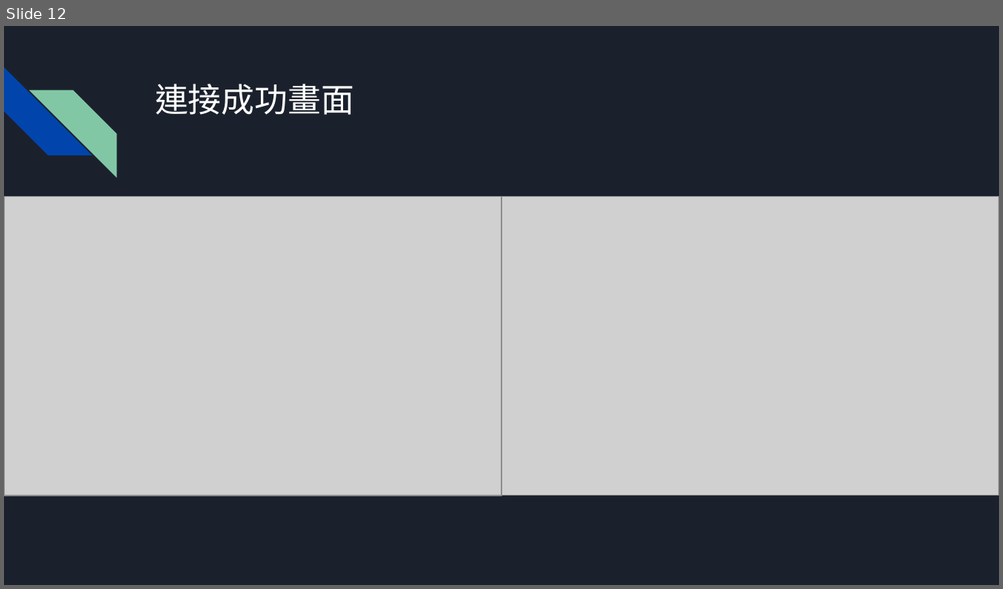
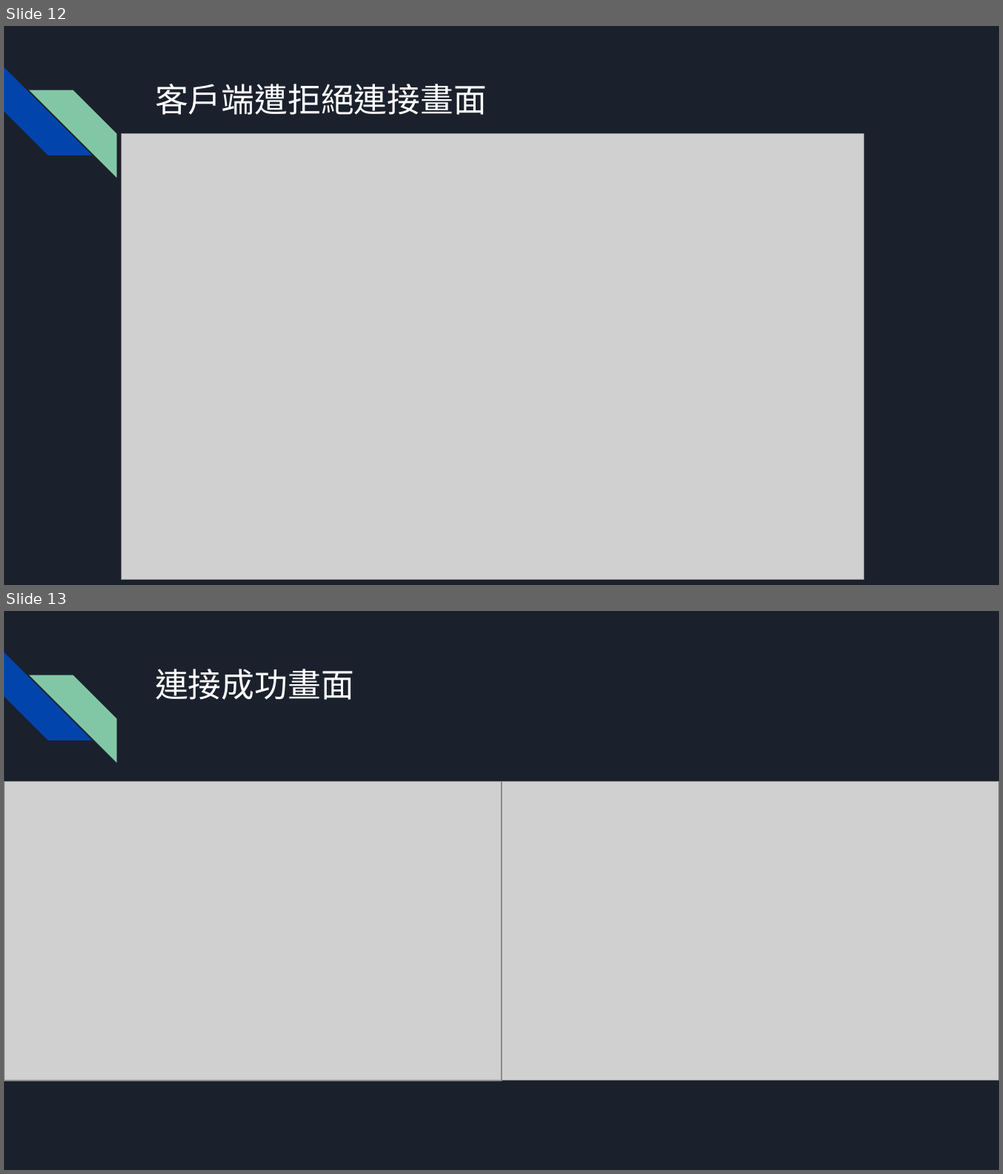
Before and after one commit to wortelbend/C-Sharp_Final, a slide deck: 文件/期末專題 PPT (1).pptx. Shown one above the other, each under a label of ours: slide 12 before the commit, slides 12 and 13 after it. The pictures are 1003x589 and 1003x1174 pixels, drawn with LibreOffice and Linux fonts; fonts in the diff are those of the drawing; grey boxes stand for pictures. Boxes give left, top, right and bottom in pixels: in the first picture for what was removed or moved away, otherwise in the second. Text is boxed around its words. In the diff, an @@ line names an element or a change of style, - is before the commit and + after.

Commit message:
修改程式截圖畫面

```diff
--- a/文件/期末專題 PPT (1).pptx
+++ b/文件/期末專題 PPT (1).pptx
@@ slide 12 added at <box>4,26,999,585</box>, background #1B212C; not listed: 2 template elements that a slide beside it also shows @@
@@ title added at <box>155,84,486,115</box>, 24 pt, text #FFFFFF @@
+客戶端遭拒絕連接畫面
@@ picture added at <box>122,133,865,579</box> @@
@@ what was slide 12 is now slide 13 @@
```
Also in this commit, not shown: 5 slides changed, 2 other slides added.
